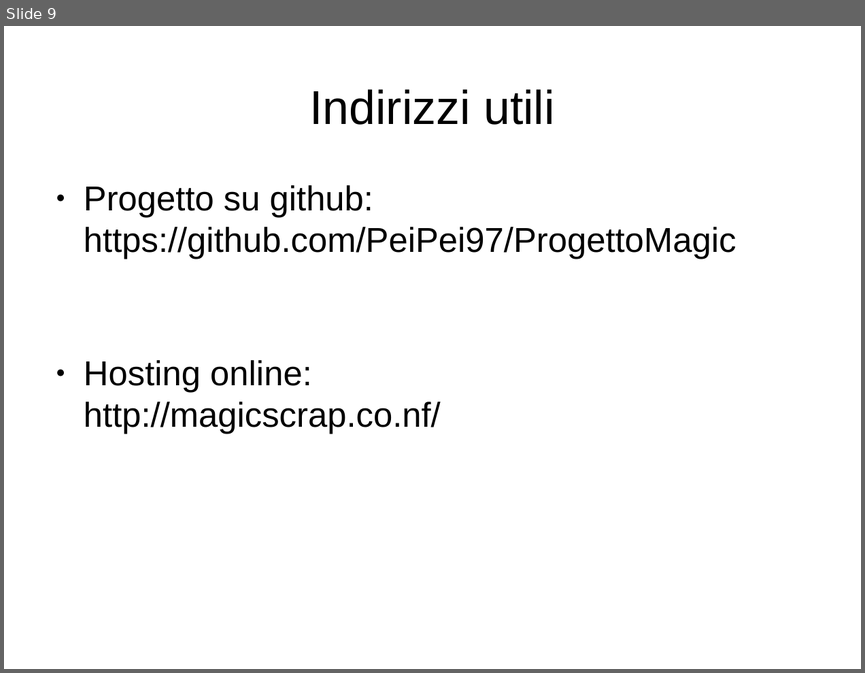
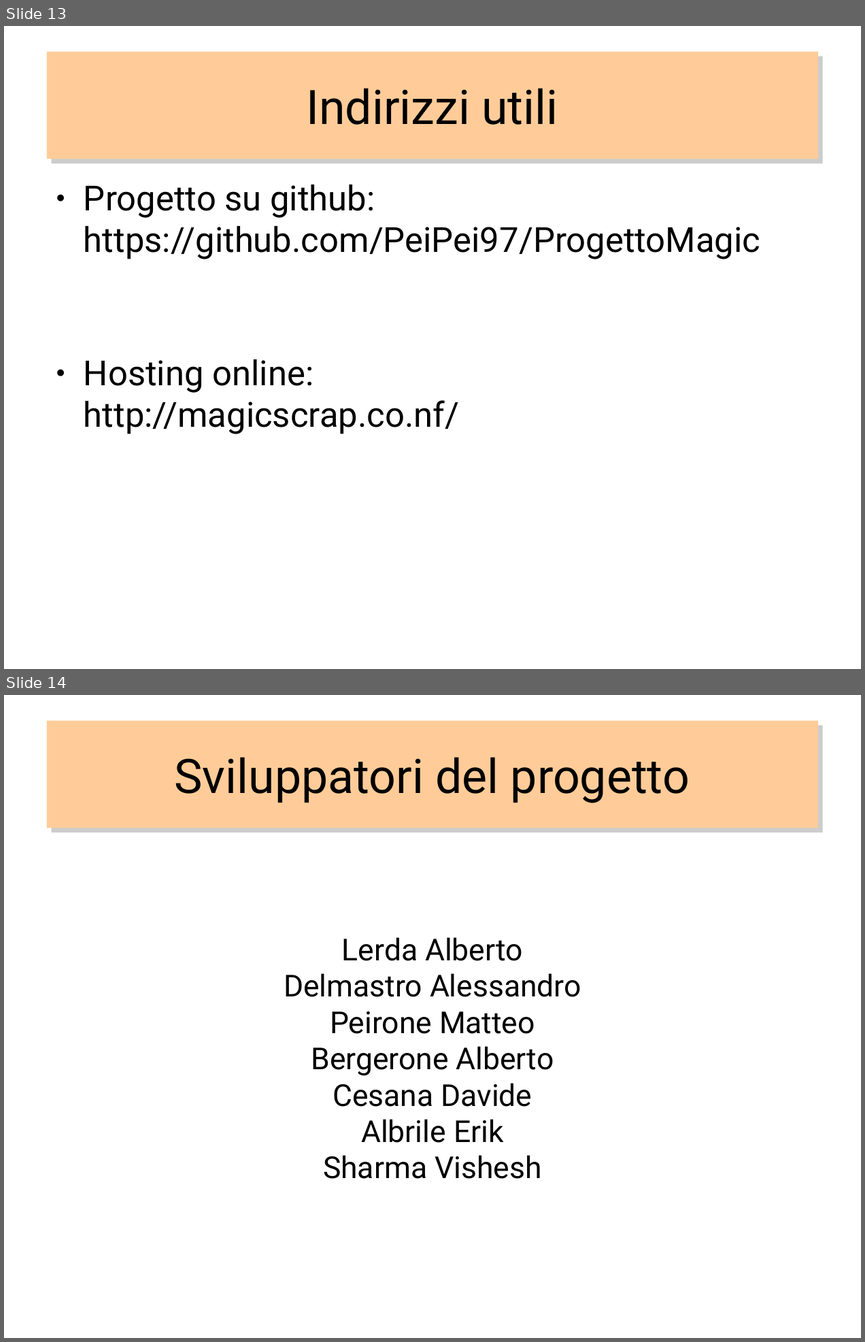
Before and after one commit to PeiPei97/ProgettoMagic, a slide deck: magicscrap.odp. Shown one above the other, each under a label of ours: slide 9 before the commit, slides 13 and 14 after it. The pictures are 865x673 and 865x1342 pixels, drawn with LibreOffice and Linux fonts; fonts in the diff are those of the drawing. Boxes give left, top, right and bottom in pixels: in the first picture for what was removed or moved away, otherwise in the second. Text is boxed around its words. In the diff, an @@ line names an element or a change of style, - is before the commit and + after.

```diff
--- a/magicscrap.odp
+++ b/magicscrap.odp
@@ slide 14 added at box(4, 695, 861, 1338), background #FFFFFF @@
@@ title added at box(47, 721, 818, 828), fill #FFCC99, 44 pt, text #000000 @@
+Sviluppatori del progetto
@@ subtitle added at box(283, 937, 581, 1178), 28 pt, text #000000 @@
+Lerda Alberto
+Delmastro Alessandro
+Peirone Matteo
+Bergerone Alberto
+Cesana Davide
+Albrile Erik
+Sharma Vishesh
@@ what was slide 9 is now slide 13 @@
@@ slide 13 changed as well @@
@@ title "Indirizzi utili": place and size @@
-title "Indirizzi utili" at box(309, 89, 555, 125)
+title "Indirizzi utili" at box(47, 52, 818, 159)
@@ title "Indirizzi utili" at box(47, 52, 818, 159): font Arial to Roboto; fill none to #FFCC99; shadow on @@
@@ text "Progetto su github: https://github.com/PeiPei97/ProgettoMagi ..." at box(84, 184, 760, 434): font Arial to Roboto @@
```
Also in this commit, not shown: 7 other slides changed, 5 other slides added, 1 slide removed, 1 other file.
